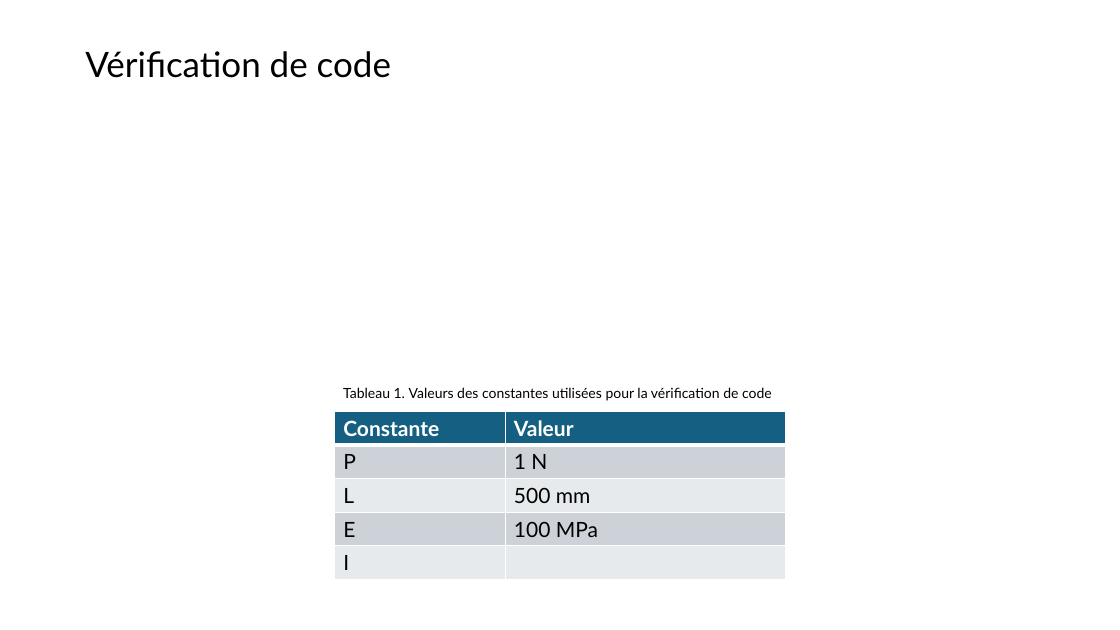
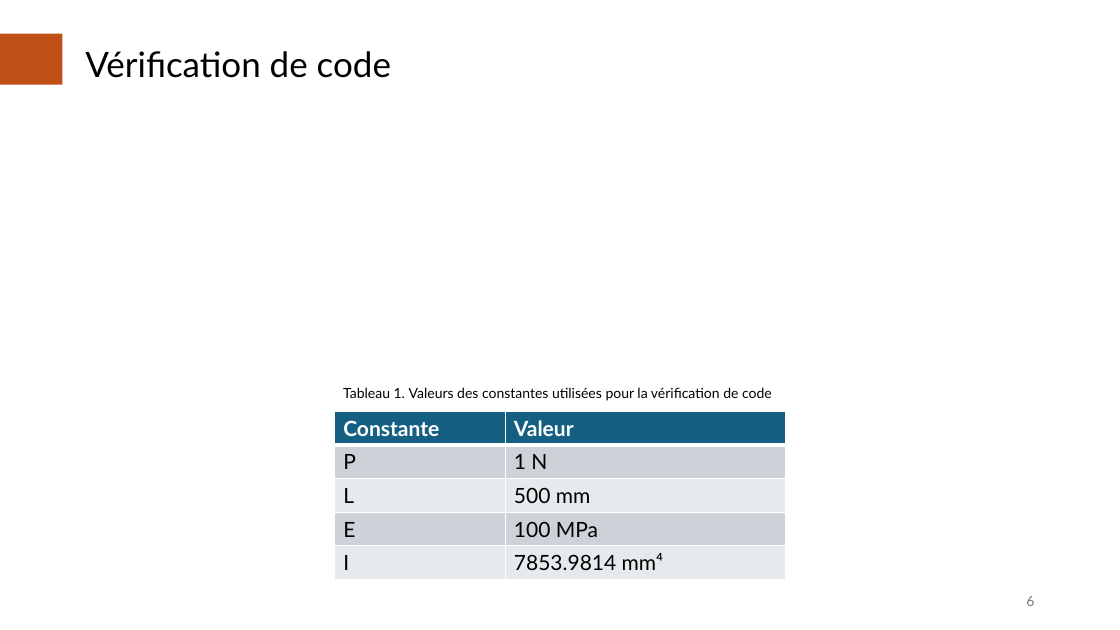
Before and after one commit to AcileSf/MEC8211ProjetFinal, a slide deck: slide 6 of Rapport_Projet_V1.pptx. Drawn at 1120x630 pixels with LibreOffice and Linux fonts; fonts in the diff are those of the drawing; grey boxes stand for pictures. Boxes give left, top, right and bottom in pixels: in the first picture for what was removed or moved away, otherwise in the second. Text is boxed around its words. In the diff, an @@ line names an element or a change of style, - is before the commit and + after.

```diff
--- a/Rapport_Projet_V1.pptx
+++ b/Rapport_Projet_V1.pptx
@@ rectangle added at bbox=[0, 34, 62, 85], fill #C04F15 @@
@@ table at bbox=[335, 412, 786, 580] @@
-row 5, column 2: 
+row 5, column 2: 7853.9814 mm⁴
@@ page number added at bbox=[1026, 596, 1034, 606], 12 pt, text #797979 @@
+6
```
Also in this commit, not shown: 24 other slides changed, 1 other file.
